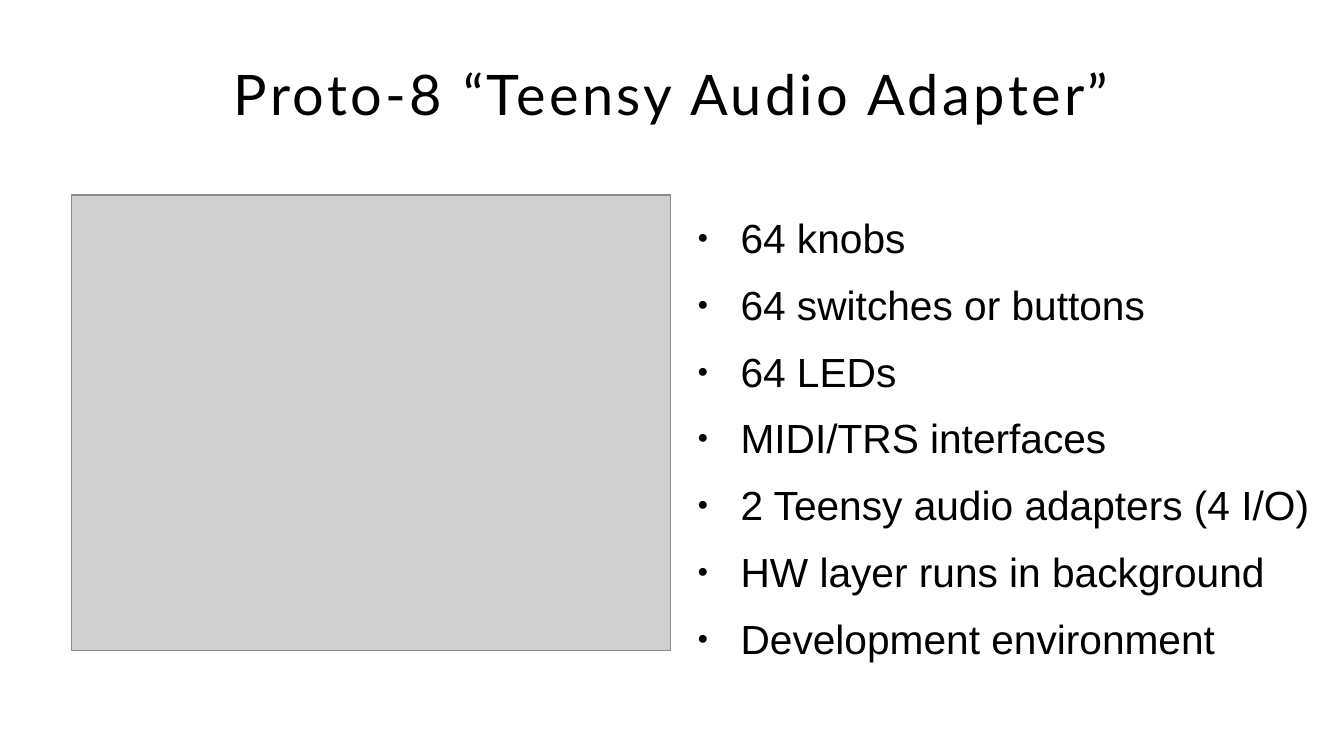
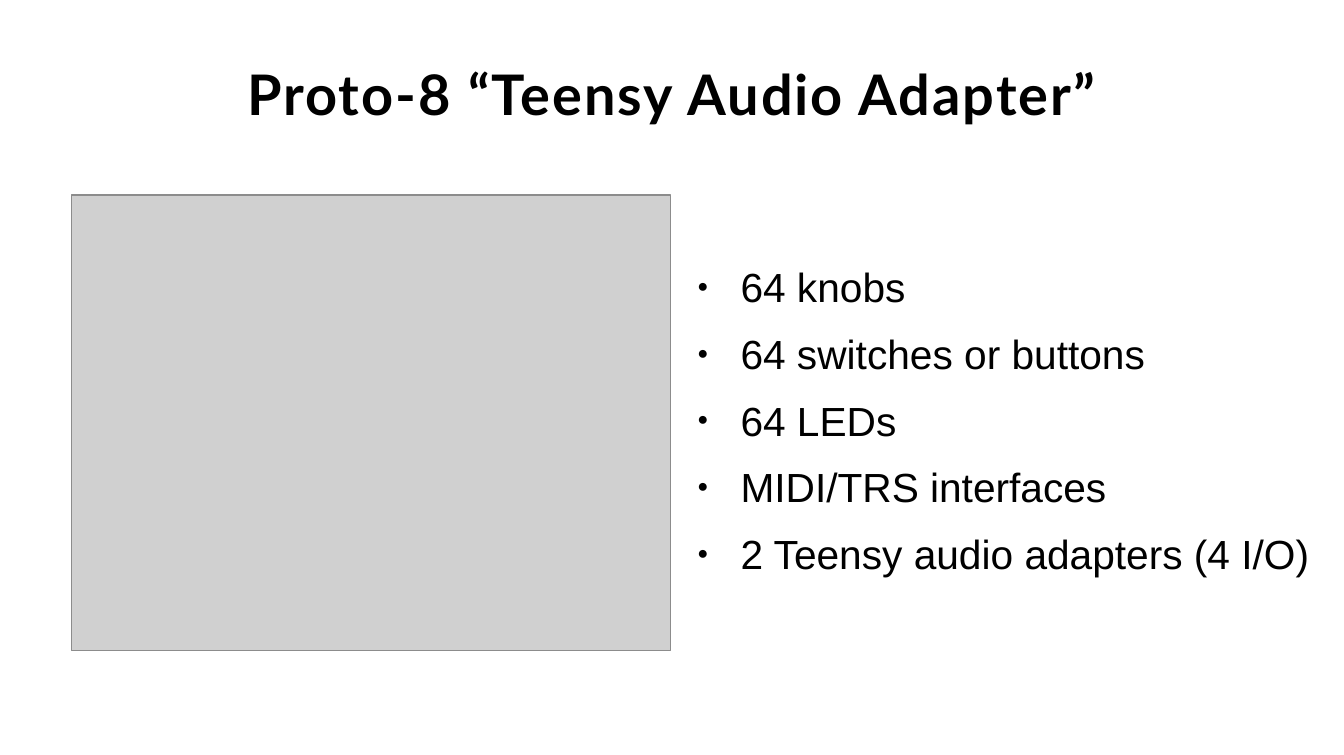
Before and after one commit to Jacquot-SFE/Teensy-synth-platform, a slide deck: slide 11 of presentation/slides/teensy-synthesis.odp. Drawn at 1344x755 pixels with LibreOffice and Linux fonts; fonts in the diff are those of the drawing; grey boxes stand for pictures; background and template pictures are left out. Boxes give left, top, right and bottom in pixels: in the first picture for what was removed or moved away, otherwise in the second. Text is boxed around its words. In the diff, an @@ line names an element or a change of style, - is before the commit and + after.

```diff
--- a/presentation/slides/teensy-synthesis.odp
+++ b/presentation/slides/teensy-synthesis.odp
@@ title "Proto-8 “Teensy Audio Adapter”" at bbox=[247, 71, 1095, 125]: letter spacing 2 to 1.2 pt, bold on @@
@@ text "64 knobs": place and size @@
-text "64 knobs" at bbox=[741, 223, 1309, 661]
+text "64 knobs" at bbox=[741, 272, 1309, 577]
@@ text at bbox=[741, 557, 1264, 661]: paragraphs removed @@
-● HW layer runs in background
-● Development environment
```
Also in this commit, not shown: 27 other slides changed, 6 slides added.
